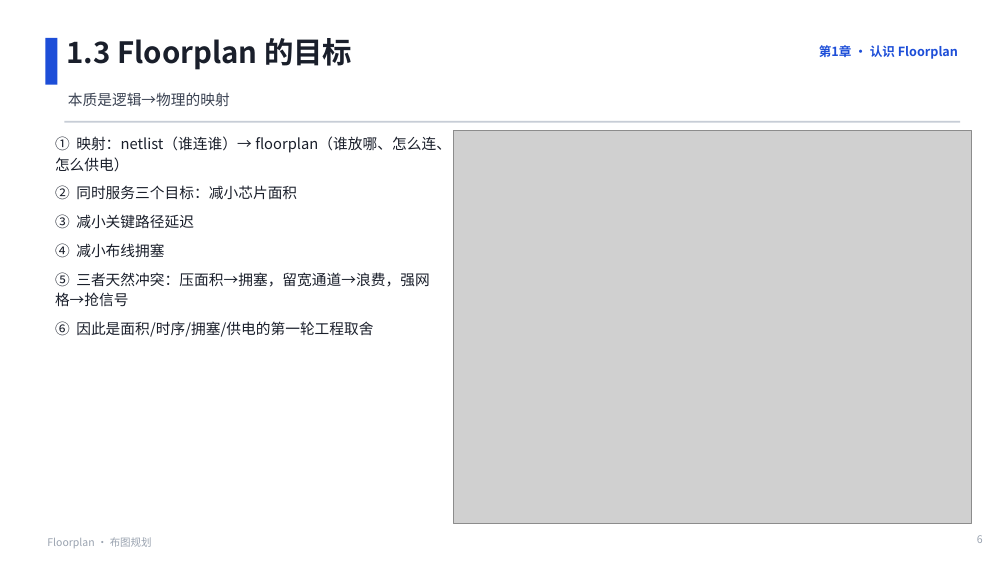
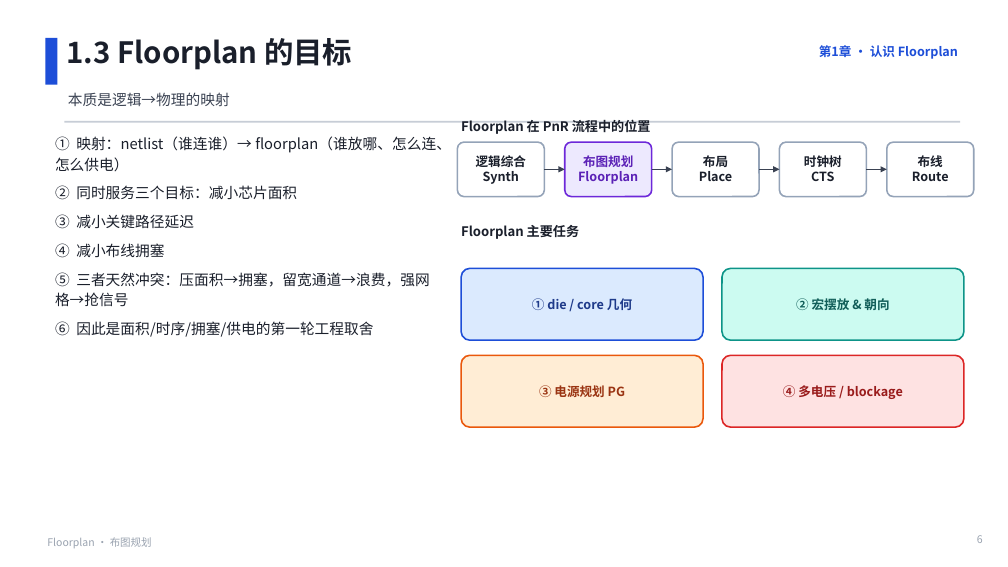
Before and after one commit to JinChengZ18/IC_Learning_Material, a slide deck: slide 6 of IC_Backend_Notes/slides/05_Floorplan.pptx. Drawn at 1008x567 pixels with LibreOffice and Linux fonts; fonts in the diff are those of the drawing; grey boxes stand for pictures. Boxes give left, top, right and bottom in pixels: in the first picture for what was removed or moved away, otherwise in the second. Text is boxed around its words. In the diff, an @@ line names an element or a change of style, - is before the commit and + after.

```diff
--- a/IC_Backend_Notes/slides/05_Floorplan.pptx
+++ b/IC_Backend_Notes/slides/05_Floorplan.pptx
@@ picture removed at (454,130,972,523) @@
@@ rounded rectangle added at (457,142,544,197), fill #FFFFFF, outline #94A3B8 1.5 pt, 12 pt, text #1A1F2B, bold @@
+逻辑综合
+Synth
@@ text added at (461,120,651,134), 12.5 pt, text #1A1F2B, bold @@
+Floorplan 在 PnR 流程中的位置
@@ rounded rectangle added at (565,142,652,197), fill #EDE9FE, outline #6D28D9 1.5 pt, 12 pt, text #5B21B6, bold @@
+布图规划
+Floorplan
@@ rounded rectangle added at (672,142,759,197), fill #FFFFFF, outline #94A3B8 1.5 pt, 12 pt, text #1A1F2B, bold @@
+布局
+Place
@@ rounded rectangle added at (780,142,867,197), fill #FFFFFF, outline #94A3B8 1.5 pt, 12 pt, text #1A1F2B, bold @@
+时钟树
+CTS
@@ rounded rectangle added at (887,142,974,197), fill #FFFFFF, outline #94A3B8 1.5 pt, 12 pt, text #1A1F2B, bold @@
+布线
+Route
@@ arrow added from (544, 169) to (565, 169), #3A4252 1.5 pt @@
@@ arrow added from (652, 169) to (672, 169), #3A4252 1.5 pt @@
@@ arrow added from (759, 169) to (780, 169), #3A4252 1.5 pt @@
@@ arrow added from (867, 169) to (887, 169), #3A4252 1.5 pt @@
@@ text added at (461,225,579,239), 12.5 pt, text #1A1F2B, bold @@
+Floorplan 主要任务
@@ rounded rectangle added at (461,268,703,340), fill #DBEAFE, outline #1D4ED8 1.5 pt, 12 pt, text #1E3A8A, bold @@
+① die / core 几何
@@ rounded rectangle added at (722,268,964,340), fill #CCFBF1, outline #0D9488 1.5 pt, 12 pt, text #115E59, bold @@
+② 宏摆放 & 朝向
@@ rounded rectangle added at (461,355,703,427), fill #FFEDD5, outline #EA580C 1.5 pt, 12 pt, text #9A3412, bold @@
+③ 电源规划 PG
@@ rounded rectangle added at (722,355,964,427), fill #FEE2E2, outline #DC2626 1.5 pt, 12 pt, text #991B1B, bold @@
+④ 多电压 / blockage
```
Also in this commit, not shown: 4 other slides changed, 7 other files.
